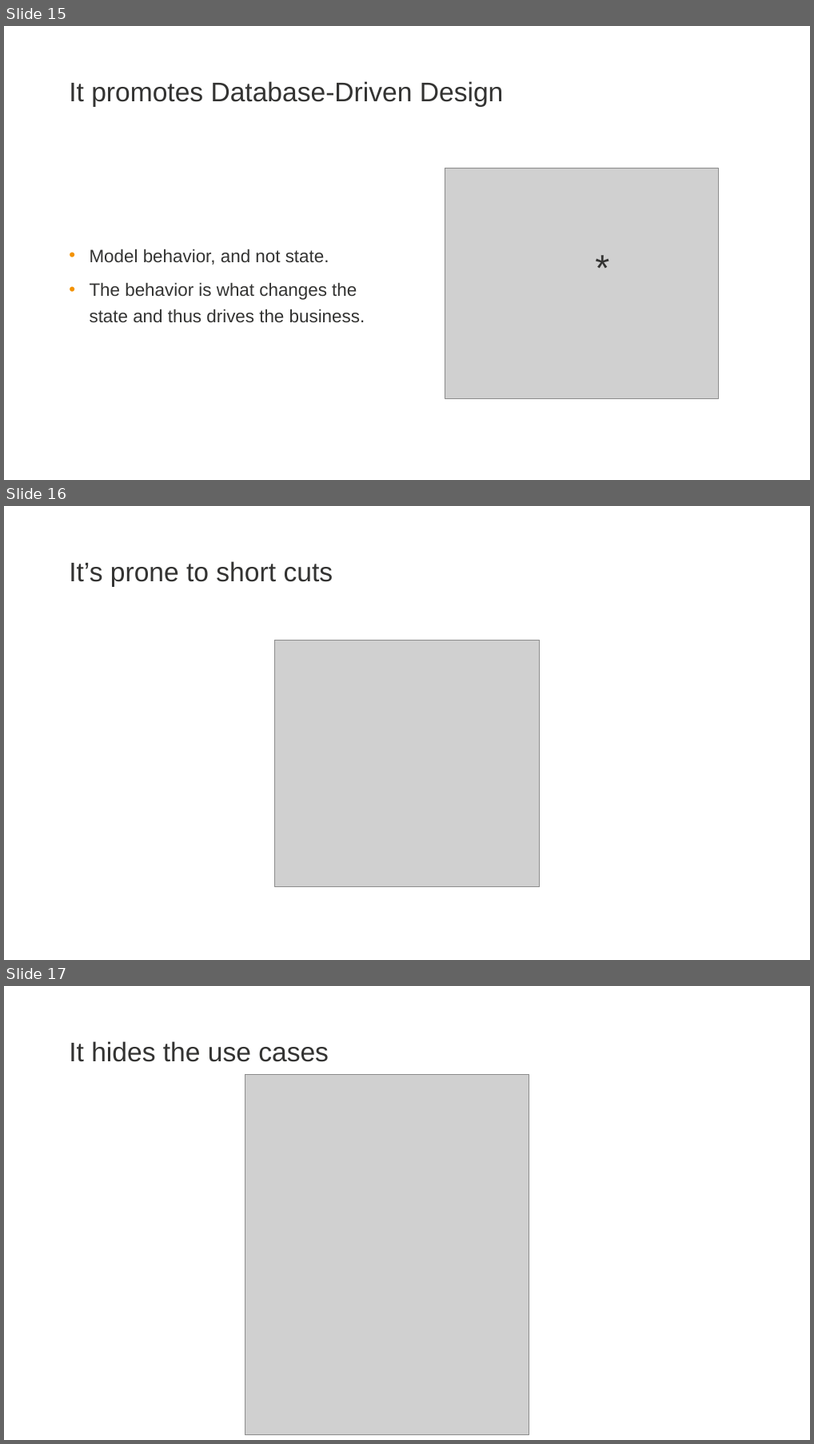
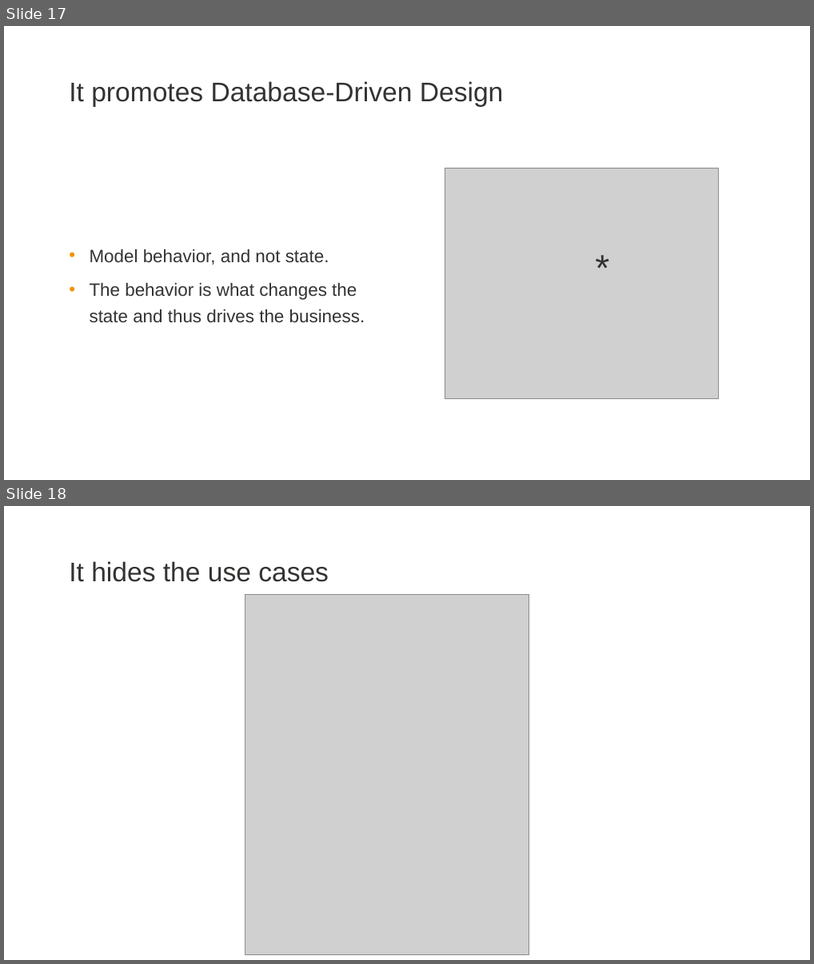
Before and after one commit to zatsepinvl/where-to-put-the-service, a slide deck: Where to put the service.pptm. Shown one above the other, each under a label of ours: slides 15, 16 and 17 before the commit, slides 17 and 18 after it. The pictures are 814x1444 and 814x964 pixels, drawn with LibreOffice and Linux fonts; fonts in the diff are those of the drawing; grey boxes stand for pictures; background and template pictures are left out. Boxes give left, top, right and bottom in pixels: in the first picture for what was removed or moved away, otherwise in the second. Text is boxed around its words. In the diff, an @@ line names an element or a change of style, - is before the commit and + after.

```diff
--- a/Where to put the service.pptm
+++ b/Where to put the service.pptm
@@ slide 16 removed at (4,506,810,960), background #FFFFFF @@
@@ title removed at (69,561,334,586) @@
-It’s prone to short cuts
@@ picture removed at (274,640,539,886) @@
@@ what was slide 15 is now slide 17 @@
@@ what was slide 17 is now slide 18 @@
```
Also in this commit, not shown: 5 slides changed, 6 slides added, 1 other slide removed, 12 other files.
